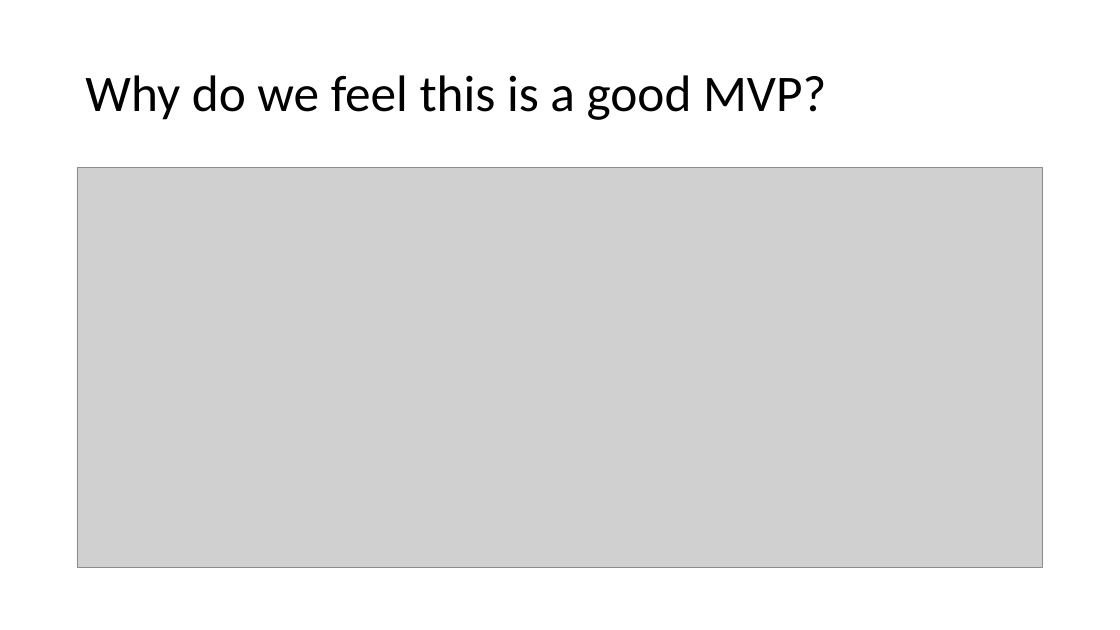
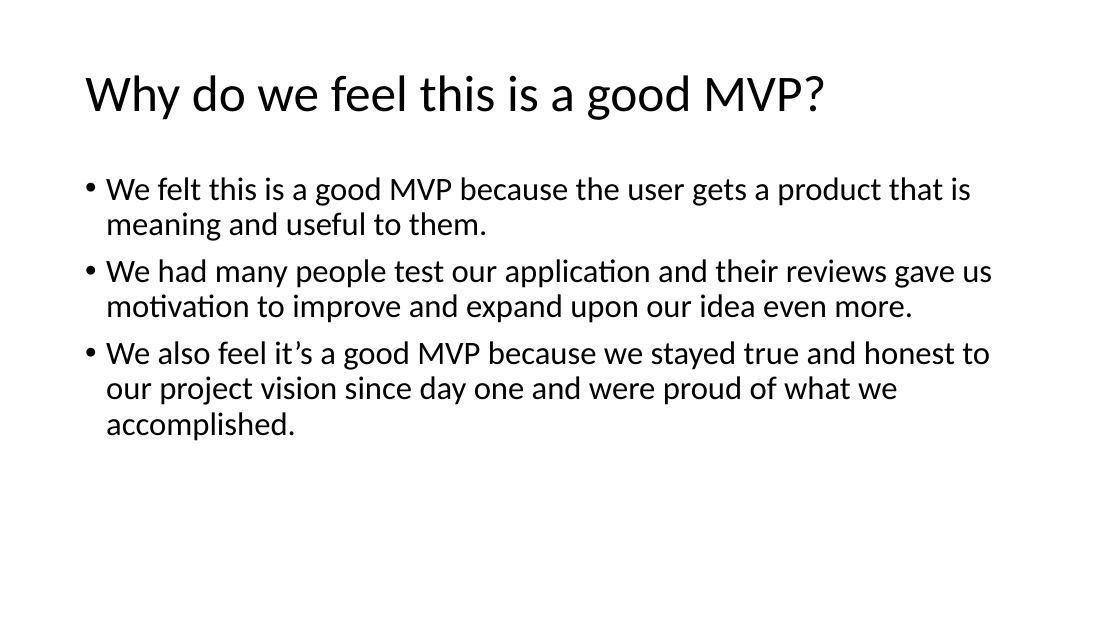
Before and after one commit to Jacobchapman99/ENSE-374-Group07-Project, a slide deck: slide 11 of Milestone4/Milestone 4.ppt (slide 12 before the commit). Drawn at 1120x630 pixels with LibreOffice and Linux fonts; fonts in the diff are those of the drawing; grey boxes stand for pictures. Boxes give left, top, right and bottom in pixels: in the first picture for what was removed or moved away, otherwise in the second. Text is boxed around its words. In the diff, an @@ line names an element or a change of style, - is before the commit and + after.

```diff
--- a/Milestone4/Milestone 4.ppt
+++ b/Milestone4/Milestone 4.ppt
@@ picture removed at [77,168,1043,568] @@
@@ text added at [106,177,992,441], 28 pt, text #000000 @@
+• We felt this is a good MVP because the user gets a product that is meaning and useful to them.
+• We had many people test our application and their reviews gave us motivation to improve and expand upon our idea even more.
+• We also feel it’s a good MVP because we stayed true and honest to our project vision since day one and were proud of what we accomplished.
```
Also in this commit, not shown: 2 other slides changed, 1 slide added, 2 slides removed.
